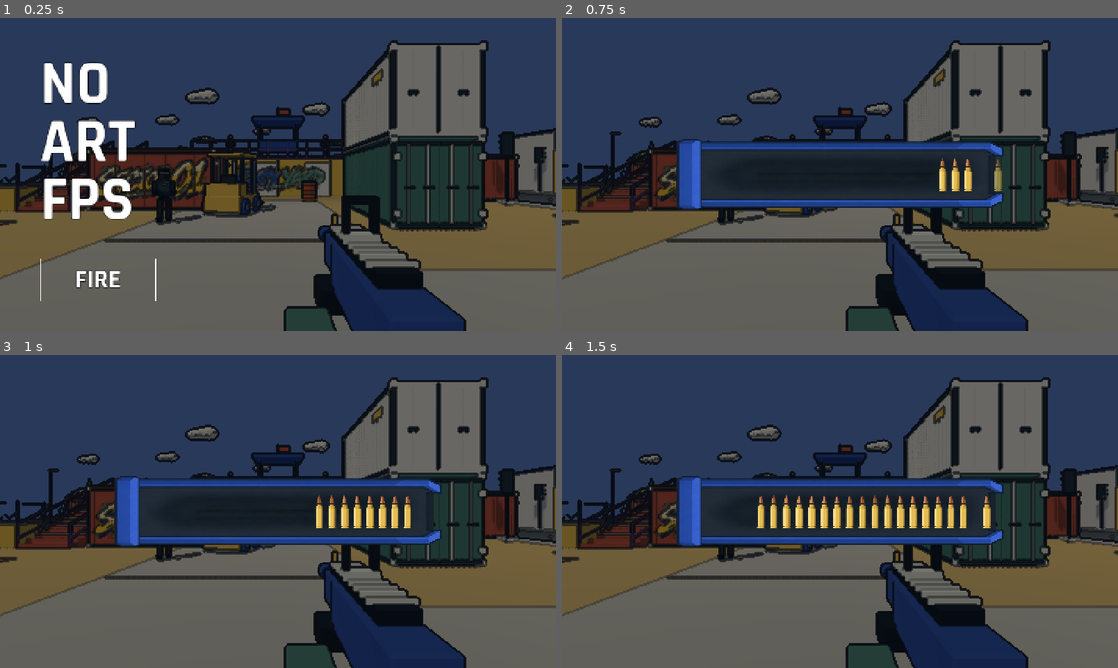
Above: before the commit, frames 1-4 (two rows, left to right).
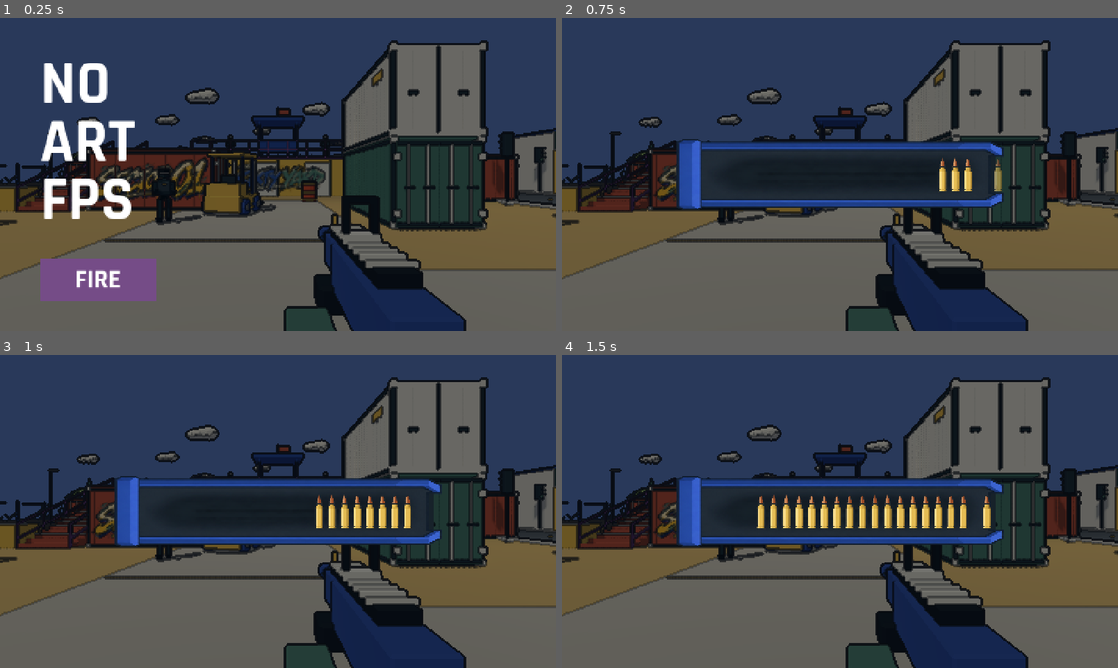
Above: after the commit, the same moments.

Repository: YicongCao/No-Art-FPS
Game: Godot game, scene res://scenes/main.tscn
The game is run twice, just before and just after one commit, with the same random seed, the same clock (stepped at 60 frames per second) and the same inputs. Sound files missing from this copy of the repository are replaced by a short silence.
Inputs (mouse positions are in pixels of both pictures, inside the frame that each line leads up to):
- Up to frame 1 (0.25 s): no input
- Up to frame 2 (0.75 s): click "FIRE" at 0.5 s
- Up to frame 3 (1 s): no input
- Up to frame 4 (1.5 s): tap Enter (restart) at 1.25 s; move the mouse to (962, 495) at 1.27 s; press the mouse at (962, 495) at 1.28 s; hold D (right) from 1.28 s (still down)

The runs differ from the first frame. In frame 1, 3.2% of the frame differs, in the area x 7-29%, y 14-91%; in frame 2, nothing differs; in frame 3, nothing differs; in frame 4, nothing differs.

Commit message:
style: remove title outlines and give FIRE a purple Rajdhani button

Diff:
--- a/artifacts/loading-check.json
+++ b/artifacts/loading-check.json
@@ -1,6 +1,6 @@
 {
-  "first_loading_frame_ms": 9.568,
-  "loading_max_frame_ms": 50.537,
-  "loading_p95_frame_ms": 22.412,
+  "first_loading_frame_ms": 13.028,
+  "loading_max_frame_ms": 23.063,
+  "loading_p95_frame_ms": 17.322,
   "note": "Rendered automated FIRE click and transition, 60 fps cap; not human input latency or a cross-device performance guarantee."
 }
--- a/scripts/hud.gd
+++ b/scripts/hud.gd
@@ -262,17 +262,18 @@
 		fire_button = menu_button("FIRE",Rect2(104,size.y-188,300,112),"play",false,"Enter")
 		fire_button.name = "fire"
 		fire_button.add_theme_font_size_override("font_size",68)
-		fire_button.add_theme_constant_override("outline_size",6)
-		fire_button.add_theme_color_override("font_outline_color",Color.BLACK)
+		fire_button.add_theme_constant_override("outline_size",0)
 		for color_name in ["font_color","font_hover_color","font_pressed_color","font_focus_color"]:
 			fire_button.add_theme_color_override(color_name,Color.WHITE)
 		for style_name in ["normal","hover","pressed","focus"]:
 			var style = StyleBoxFlat.new()
-			style.bg_color = Color.TRANSPARENT
-			if style_name=="hover":style.bg_color = Color(1,1,1,.08)
-			if style_name=="pressed":style.bg_color = Color(1,1,1,.16)
-			style.set_border_width_all(3 if style_name=="focus" else 2)
-			style.border_color = Color.WHITE
+			style.bg_color = Color("754c87")
+			if style_name=="hover":style.bg_color = style.bg_color.lightened(.12)
+			if style_name=="pressed":style.bg_color = style.bg_color.darkened(.14)
+			if style_name=="focus":
+				style.bg_color = Color.TRANSPARENT
+				style.set_border_width_all(2)
+				style.border_color = Color.WHITE
 			fire_button.add_theme_stylebox_override(style_name,style)
 		fire_button.pivot_offset = fire_button.size*.5
 		fire_button.button_down.connect(func():fire_button.scale = Vector2.ONE*.96)
@@ -324,7 +325,6 @@
 		var words = ["NO","ART","FPS"]
 		for i in range(words.size()):
 			var pos = Vector2(104,220+i*150)
-			draw_string_outline(font,pos,words[i],HORIZONTAL_ALIGNMENT_LEFT,-1,160,7,Color.BLACK)
 			draw_string(font,pos,words[i],HORIZONTAL_ALIGNMENT_LEFT,-1,160,Color.WHITE)
 		return
 	if state == "RESULTS":
--- a/tests/loading_check.gd
+++ b/tests/loading_check.gd
@@ -39,9 +39,10 @@
 	game.player.rotation.y = 0
 	# Exercise the actual text button hitbox, rather than directly firing its signal.
 	var button = game.hud.fire_button
-	assert(button is Button and button.text=="FIRE" and button.get_theme_constant("outline_size")==6)
-	assert(button.get_theme_color("font_color")==Color.WHITE and button.get_theme_color("font_outline_color")==Color.BLACK)
-	assert(button.get_theme_stylebox("normal").border_width_left==2)
+	assert(button is Button and button.text=="FIRE" and button.get_theme_constant("outline_size")==0)
+	assert(button.get_theme_color("font_color")==Color.WHITE)
+	assert(button.get_theme_stylebox("normal").bg_color==Color("754c87"))
+	assert(button.get_theme_font("font").resource_path=="res://assets/fonts/Rajdhani-Bold.ttf")
 	var point = button.get_global_rect().get_center()
 	var motion = InputEventMouseMotion.new()
 	motion.position = point
@@ -162,7 +163,7 @@
 	game.clear_round()
 	for filename in captures:captures[filename].save_png("res://artifacts/"+filename+".png")
 	await get_tree().create_timer(.3).timeout
-	print("LOADING_CHECK_PASS: white outlined button, frozen first frame/shared shade, staged prep, 17-round cap, wipe then dock, immediate GO/input/timer, fade/pause, retry/cancel, early click, focus, resize")
+	print("LOADING_CHECK_PASS: white Rajdhani text/purple button, frozen first frame/shared shade, staged prep, 17-round cap, wipe then dock, immediate GO/input/timer, fade/pause, retry/cancel, early click, focus, resize")
 	get_tree().quit()
 
 func capture(filename: String) -> void:
Binary file changed: artifacts/title-fire.png
Not shown, changed: docs/updates/2026-11-06-fire-loading-transition.md
